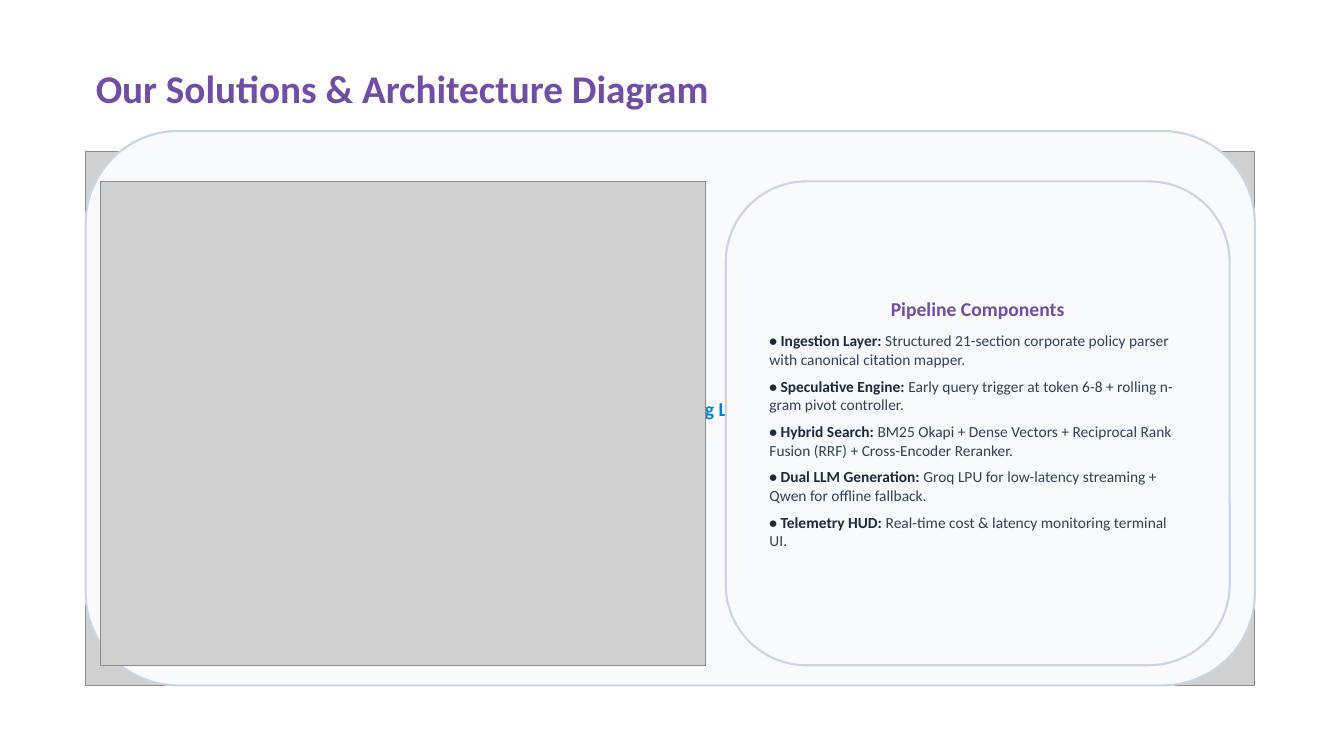
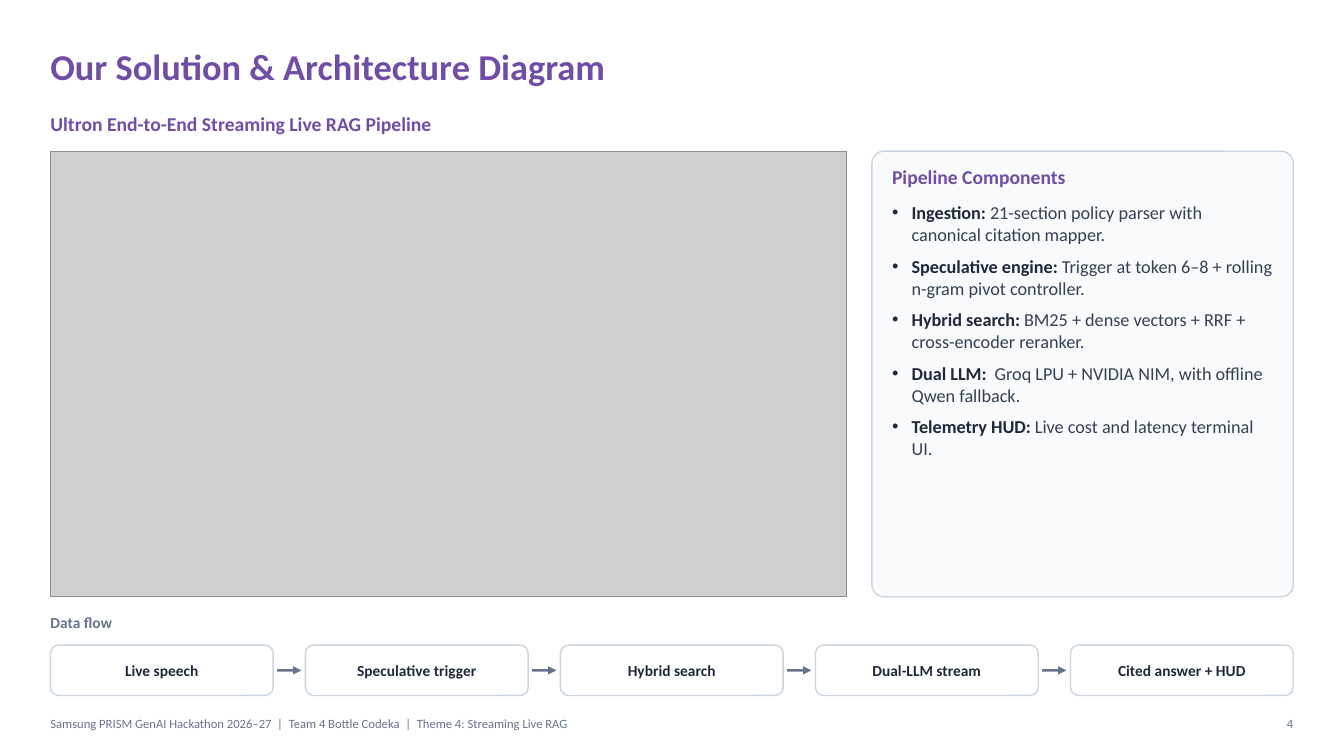
Before and after one commit to abhinav29102005/ultron, a slide deck: slide 4 of submission/Thapar_4_Bottle_Codeka_Submission.pptx. Drawn at 1344x756 pixels with LibreOffice and Linux fonts; fonts in the diff are those of the drawing; grey boxes stand for pictures. Boxes give left, top, right and bottom in pixels: in the first picture for what was removed or moved away, otherwise in the second. Text is boxed around its words. In the diff, an @@ line names an element or a change of style, - is before the commit and + after.

```diff
--- a/submission/Thapar_4_Bottle_Codeka_Submission.pptx
+++ b/submission/Thapar_4_Bottle_Codeka_Submission.pptx
@@ text at (x1=50, y1=54, x2=605, y2=86): text changed; size 28 to 26 pt @@
-Our Solutions & Architecture Diagram
+Our Solution & Architecture Diagram
@@ text "Ultron End-to-End Streaming Live RAG ..." moved from (x1=86, y1=131, x2=1255, y2=686) to (x1=50, y1=117, x2=432, y2=135) @@
@@ text "Ultron End-to-End Streaming Live RAG ..." at (x1=50, y1=117, x2=432, y2=135): text colour #0284C7 to #704EA6; alignment centre to left; less space between paragraphs; fill #F8FAFC to none; outline #CBD5E1 1.5 pt to none @@
@@ picture resized from (x1=101, y1=181, x2=706, y2=665) to (x1=50, y1=151, x2=847, y2=597) @@
@@ picture removed at (x1=86, y1=151, x2=1255, y2=686) @@
@@ rounded rectangle added at (x1=872, y1=151, x2=1294, y2=597), fill #F8FAFC, outline #CBD5E1 1 pt @@
@@ text added at (x1=892, y1=170, x2=1065, y2=187), 14 pt, text #704EA6, bold @@
+Pipeline Components
@@ text "Ingestion: 21-section policy parser with ..." moved from (x1=726, y1=181, x2=1230, y2=665) to (x1=912, y1=206, x2=1272, y2=455) @@
@@ text "Ingestion: 21-section policy parser with ..." at (x1=912, y1=206, x2=1272, y2=455): vertical alignment middle to top; fill #F8FAFC to none; outline #CBD5E1 1.5 pt to none @@
@@ text at (x1=912, y1=206, x2=1272, y2=455): text changed; size 11 to 13 pt @@
-Pipeline Components
-• Ingestion Layer: Structured 21-section corporate policy parser with canonical citation mapper.
-• Speculative Engine: Early query trigger at token 6-8 + rolling n-gram pivot controller.
-• Hybrid Search: BM25 Okapi + Dense Vectors + Reciprocal Rank Fusion (RRF) + Cross-Encoder Reranker.
-• Dual LLM Generation: Groq LPU for low-latency streaming + Qwen for offline fallback.
-• Telemetry HUD: Real-time cost & latency monitoring terminal UI.
+• Ingestion: 21-section policy parser with canonical citation mapper.
+• Speculative engine: Trigger at token 6–8 + rolling n-gram pivot controller.
+• Hybrid search: BM25 + dense vectors + RRF + cross-encoder reranker.
+• Dual LLM: Groq LPU + NVIDIA NIM, with offline Qwen fallback.
+• Telemetry HUD: Live cost and latency terminal UI.
@@ text added at (x1=50, y1=617, x2=112, y2=628), 11 pt, text #64748B, bold @@
+Data flow
@@ rounded rectangle added at (x1=50, y1=645, x2=273, y2=696), fill #FFFFFF, outline #CBD5E1 1 pt @@
@@ rounded rectangle added at (x1=306, y1=645, x2=528, y2=696), fill #FFFFFF, outline #CBD5E1 1 pt @@
@@ rounded rectangle added at (x1=561, y1=645, x2=783, y2=696), fill #FFFFFF, outline #CBD5E1 1 pt @@
@@ rounded rectangle added at (x1=816, y1=645, x2=1038, y2=696), fill #FFFFFF, outline #CBD5E1 1 pt @@
@@ rounded rectangle added at (x1=1071, y1=645, x2=1294, y2=696), fill #FFFFFF, outline #CBD5E1 1 pt @@
@@ text added at (x1=125, y1=665, x2=199, y2=679), 11 pt, text #1E293B, bold @@
+Live speech
@@ arrow added from (277, 670) to (301, 670), #64748B 1.75 pt @@
@@ text added at (x1=357, y1=665, x2=476, y2=679), 11 pt, text #1E293B, bold @@
+Speculative trigger
@@ arrow added from (532, 670) to (557, 670), #64748B 1.75 pt @@
@@ text added at (x1=628, y1=665, x2=715, y2=679), 11 pt, text #1E293B, bold @@
+Hybrid search
@@ arrow added from (787, 670) to (812, 670), #64748B 1.75 pt @@
@@ text added at (x1=872, y1=665, x2=981, y2=676), 11 pt, text #1E293B, bold @@
+Dual-LLM stream
@@ arrow added from (1043, 670) to (1067, 670), #64748B 1.75 pt @@
@@ text added at (x1=1118, y1=665, x2=1246, y2=676), 11 pt, text #1E293B, bold @@
+Cited answer + HUD
@@ text added at (x1=50, y1=719, x2=567, y2=730), 9 pt, text #64748B @@
+Samsung PRISM GenAI Hackathon 2026–27 | Team 4 Bottle Codeka | Theme 4: Streaming Live RAG
@@ text added at (x1=1287, y1=720, x2=1293, y2=728), 9 pt, text #64748B @@
+4
```
Also in this commit, not shown: 10 other slides changed, 1 slide added, 1 slide removed, 3 other files.
